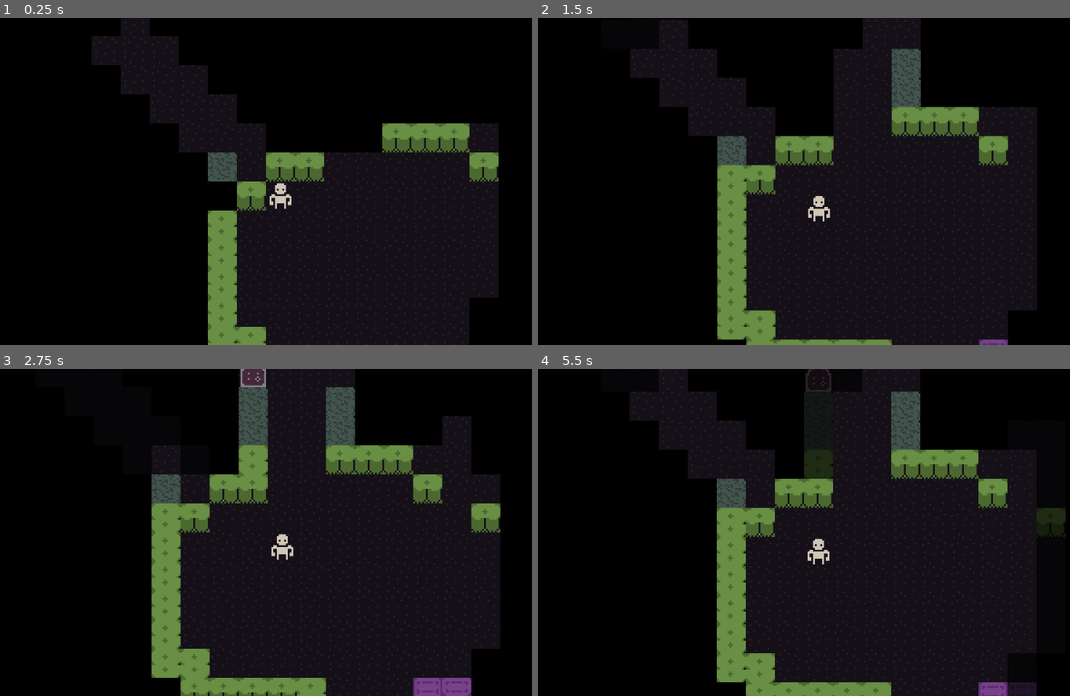
Above: before the commit, frames 1-4 (two rows, left to right).
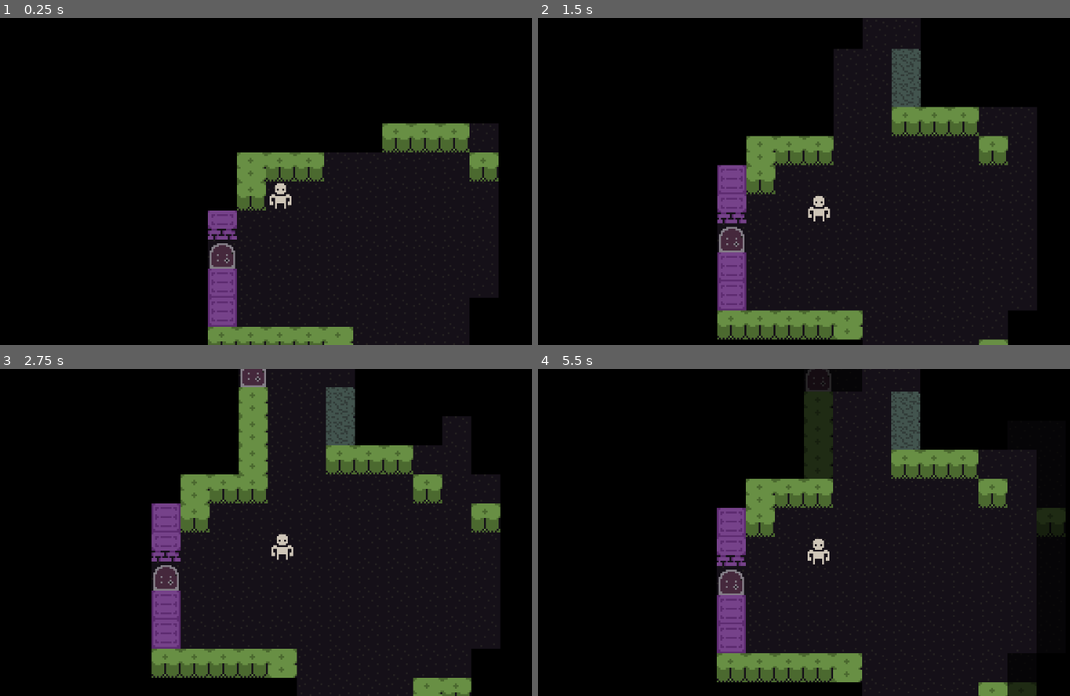
Above: after the commit, the same moments.

Repository: maxwell-github78/godot-roguelike
Game: Godot game, scene res://Game/game.tscn
Two runs of this game, one before a commit and one after it. Both use one fixed random seed, a clock stepped at 60 frames per second and the inputs below.
Inputs (mouse positions are in pixels of both pictures, inside the frame that each line leads up to):
- Up to frame 1 (0.25 s): no input
- Up to frame 2 (1.5 s): tap Enter at 0.5 s; move the mouse to (931, 165) at 0.52 s; hold Right (ui_right) 0.53-1.28 s; click (931, 165) at 0.67 s; move the mouse to (686, 197) at 1.27 s; hold Down (ui_down) from 1.28 s (still down)
- Up to frame 3 (2.75 s): move the mouse to (324, 460) at 2.02 s; release Down (ui_down) at 2.03 s; hold Right (ui_right) from 2.03 s (still down)
- Up to frame 4 (5.5 s): move the mouse to (777, 597) at 2.77 s; release Right (ui_right) at 2.78 s; hold Up (ui_up) 2.78-3.53 s; click (777, 597) at 2.92 s; move the mouse to (979, 581) at 3.52 s; hold Left (ui_left) 3.53-5.03 s; move the mouse to (628, 483) at 4.27 s; tap Space at 5 s; move the mouse to (830, 532) at 5.02 s; hold Down (ui_down) from 5.03 s (still down); click (830, 532) at 5.17 s

The runs differ from the first frame. In frame 1, 4.3% of the frame differs, in the area x 17-67%, y 1-100%; in frame 2, 6.2%; in frame 3, 8.4%, in the area x 28-89%, y 5-100%; in frame 4, 7.1%.

Commit message:
Made map bigger. Fixed autotiling bug.

Diff:
--- a/Game/game.gd
+++ b/Game/game.gd
@@ -11,7 +11,7 @@
 
 func _ready() -> void:
 	Engine.max_fps = 60
-	player = Entity.new(Vector2i(42, 42), player_definition)
+	player = Entity.new(Vector2i(82, 82), player_definition)
 	remove_child(camera)
 	player.add_child(camera)
 	entities.add_child(player)
--- a/Map/dungeon_generator.gd
+++ b/Map/dungeon_generator.gd
@@ -2,8 +2,8 @@
 extends Node
 
 @export_category("Map Dimensions")
-@export var map_width: int = 80
-@export var map_height: int = 80
+@export var map_width: int = 160
+@export var map_height: int = 160
 @export_category("Room Dimensions")
 @export var rectangle_minimum: int = 5
 @export var rectangle_maximum: int = 10
@@ -26,9 +26,9 @@
 
 const feature_weights := {
 	"rectangular": [0,49],
-	#"corridor": [30, 59],
 	"cave": [50, 79],
 	"round": [80, 99],
+	#"corridor": [30, 59],
 
 }
 var feature_create_function := {
@@ -64,7 +64,7 @@
 	var features: int = 0
 	var attempts: int = 0
 	var feature_type: String = "room"
-	while len(feature_bounds) < 0.55 * map_width * map_height and len(marks) > 0 and attempts < 5000:
+	while len(feature_bounds) < 0.30 * map_width * map_height and len(marks) > 0 and attempts < 5000:
 	#while features < 1 and attempts < 5000:
 		attempts += 1
 		var feature_number := _rng.randi_range(0, 99)
@@ -212,7 +212,7 @@
 func discoverable(dungeon: MapData, origin: Vector2i) -> bool:
 		for x in range(-1, 2):
 			for y in range(-1, 2):
-				if x != 0 and y != 0:
+				if x != 0 or y != 0:
 					var candidate: Vector2i = origin + Vector2i(x, y)
 					if dungeon_rect.has_point(candidate):
 						var candidate_tile = dungeon.get_tile(candidate)
